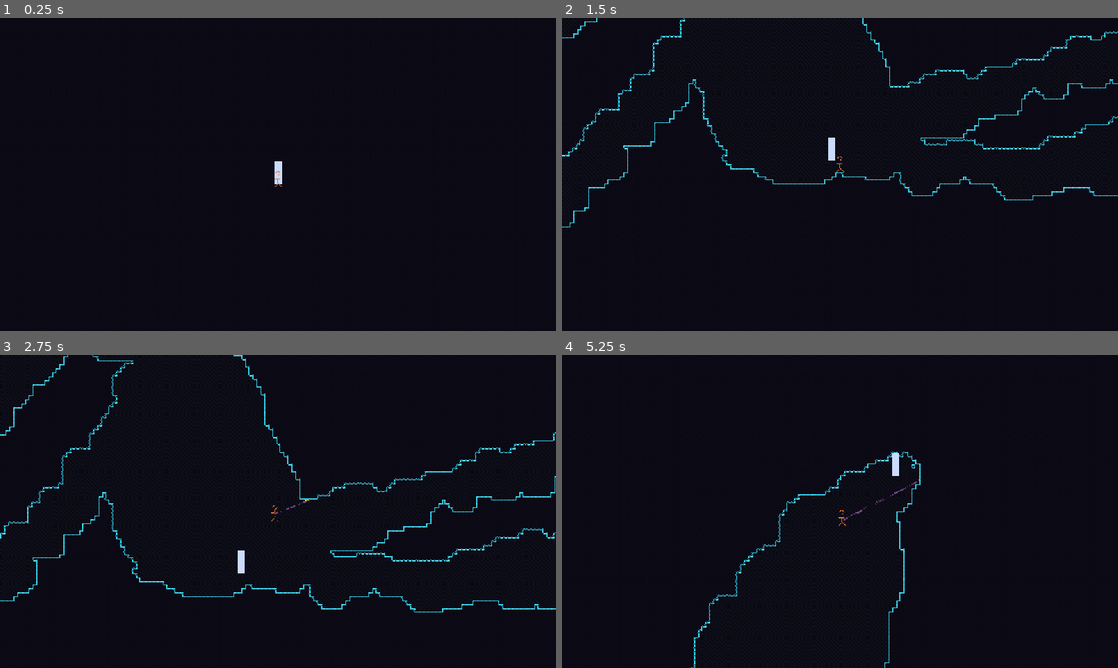
Above: before the commit, frames 1-4 (two rows, left to right).
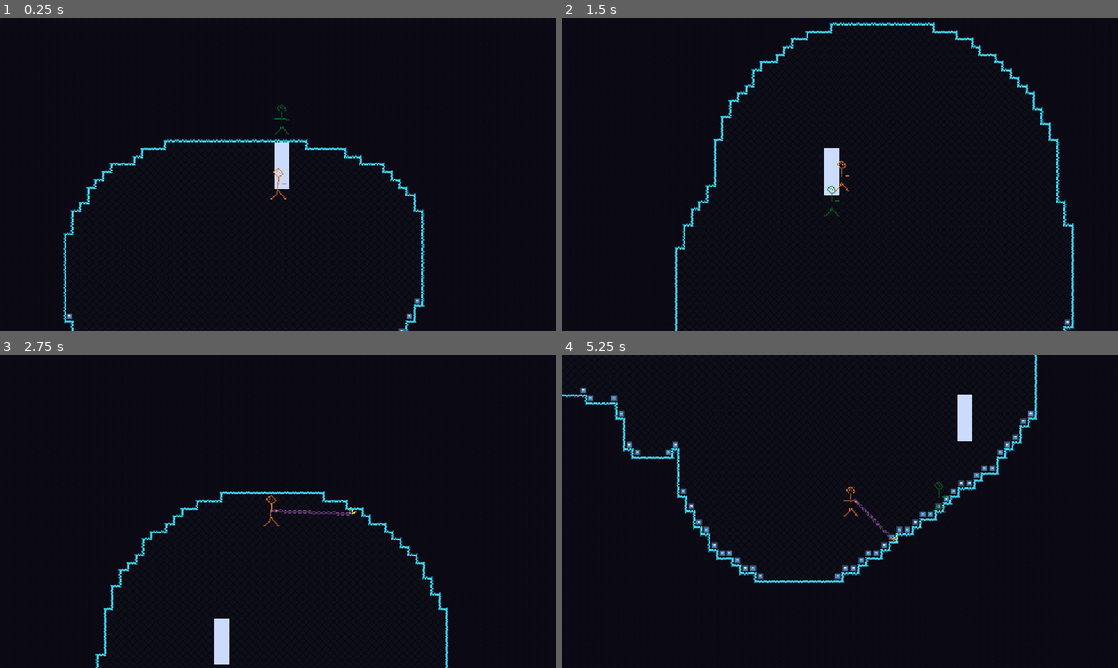
Above: after the commit, the same moments.

Repository: henreedev/exponential-climb
Game: Godot game, scene res://scenes/game.tscn
Same seed, same stepped clock (60 frames per second), same inputs: the game is played once before the commit and once after it. The engine's default icon, where the game draws it, is replaced by a stand-in: a white triangle on a blue panel in a dark square.
Inputs (mouse positions are in pixels of both pictures, inside the frame that each line leads up to):
- Up to frame 1 (0.25 s): no input
- Up to frame 2 (1.5 s): move the mouse to (962, 158) at 0.52 s; press the mouse at (962, 158) at 0.53 s; hold D (move_right) from 0.53 s (still down); tap Space (jump) at 0.77, 1.07 s; tap R (test_generate_new_room) at 0.8, 1.35 s; move the mouse to (728, 190) at 1.27 s; release the mouse at (728, 190) at 1.28 s
- Up to frame 3 (2.75 s): tap Space (jump) at 1.52, 1.55, 1.82, 2.1 s; move the mouse to (333, 442) at 2.02 s; release D (move_right) at 2.03 s; press the mouse at (333, 442) at 2.03 s; hold A (move_left) from 2.03 s (still down)
- Up to frame 4 (5.25 s): move the mouse to (812, 574) at 2.77 s; release A (move_left) at 2.78 s; release the mouse at (812, 574) at 2.78 s; hold D (move_right) 2.78-4.28 s; click (812, 574) at 2.85 s; tap Space (jump) at 3.02, 3.32, 3.77, 3.8, 4.07, 4.52, 4.82 s; tap R (test_generate_new_room) at 3.05 s; move the mouse to (1006, 558) at 3.52 s; hold R (test_generate_new_room) 3.53-4.28 s; move the mouse to (673, 464) at 4.27 s; hold A (move_left) 4.28-5.03 s; tap Q (toggle_loop) at 4.35 s; click (673, 464) at 4.55 s; move the mouse to (867, 511) at 5.02 s; press the mouse at (867, 511) at 5.03 s; hold D (move_right) from 5.03 s (still down)

The runs differ from the first frame. In frame 1, 1.5% of the frame differs, in the area x 11-77%, y 27-100%; in frame 2, 3.3%; in frame 3, 3.4%; in frame 4, 3.4%, in the area x 0-86%, y 0-100%.

Commit message:
add diagonal floor tiles, improve pathfinding map building logic

Diff:
--- a/autoload/global.gd
+++ b/autoload/global.gd
@@ -4,6 +4,7 @@
 signal max_builds_updated
 
 var player : Player
+var enemy : Enemy
 var floor : Floor
 
 var max_perks := 2
--- /dev/null
+++ b/autoload/pathfinding.gd
@@ -0,0 +1,171 @@
+extends Node2D
+
+# Configurable parameters
+@export var cell_size: int = 8
+@export var jump_height: int = 2
+@export var jump_distance: int = 2
+@export var show_lines: bool = true
+
+var tile_map_layer: TileMapLayer
+var graph: AStar2D = AStar2D.new()
+
+const INDICATOR_SCENE = preload("res://scenes/enemy/pathfinding_indicator.tscn")
+
+func find_path(start: Vector2, end: Vector2) -> Array:
+	print("Finding path from ", start, " to ", end)
+	var start_point = graph.get_closest_point(start)
+	var end_point = graph.get_closest_point(end)
+	print("Points: ", start_point, " to ", end_point)
+	var path = graph.get_id_path(start_point, end_point)
+	print("Path: ", path)
+	if path.is_empty():
+		return []
+
+	var actions: Array = []
+	var last_pos: Vector2
+
+	for point_id in path:
+		var pos = graph.get_point_position(point_id)
+		var cell_status = get_cell_status(pos, true, true)
+
+		if last_pos and can_jump(last_pos, pos, cell_status):
+			actions.append(null)
+
+		if point_id == path[0] and path.size() > 1:
+			var next_pos = graph.get_point_position(path[1])
+			if start.distance_to(next_pos) > pos.distance_to(next_pos):
+				actions.append(pos)
+		elif point_id == path[-1] and path.size() > 1:
+			if graph.get_point_position(path[-2]).distance_to(end) < pos.distance_to(end):
+				actions.append(pos)
+		else:
+			actions.append(pos)
+
+		last_pos = pos
+
+	actions.append(end)
+	print("Actions: ", actions)
+	return actions
+
+func update_graph():
+	graph.clear()
+	tile_map_layer = get_tree().get_nodes_in_group("tilemap")[-1] as TileMapLayer
+	build_map()
+	build_connections()
+
+func build_map():
+	var used_cells = tile_map_layer.get_used_cells()
+	for cell in used_cells:
+		var cell_status = get_cell_status(cell)
+		if cell_status:
+			add_graph_point(cell)
+
+			if cell_status[1] == -1:
+				add_graph_point(find_below_point(cell, Vector2.RIGHT))
+			if cell_status[0] == -1:
+				add_graph_point(find_below_point(cell, Vector2.LEFT))
+
+func build_connections():
+	for point_id in graph.get_point_ids():
+		var pos = graph.get_point_position(point_id)
+		var cell_status = get_cell_status(pos, true, true)
+
+		var connections = []
+		var one_way_connections = []
+
+		for other_id in graph.get_point_ids():
+			if point_id == other_id:
+				continue
+
+			var other_pos = graph.get_point_position(other_id)
+			if cell_status and cell_status[1] == 0 and is_direct_right(pos, other_pos):
+				connections.append(other_id)
+			if cell_status and cell_status[0] == -1 and is_valid_jump_left(pos, other_pos):
+				connections.append(other_id)
+			if cell_status and cell_status[1] == -1 and is_valid_jump_right(pos, other_pos):
+				connections.append(other_id)
+
+		for conn_id in connections:
+			graph.connect_points(point_id, conn_id)
+
+		for conn_id in one_way_connections:
+			graph.connect_points(point_id, conn_id, false)
+
+func get_cell_status(pos: Vector2, global: bool = false, is_above: bool = false) -> Vector2:
+	if global:
+		pos = tile_map_layer.local_to_map(pos)
+	if is_above:
+		pos += Vector2.DOWN
+
+	var results = Vector2.ZERO
+
+	# Check that this is a valid tile
+	if not is_wall(pos) or is_wall(pos + Vector2.UP, true):
+		return Vector2.ZERO
+
+	# Check left
+	if is_wall(pos + Vector2.LEFT + Vector2.UP):
+		results.x = 1
+	elif not is_wall(pos + Vector2.LEFT):
+		results.x = -1
+
+	# Check right
+	if is_wall(pos + Vector2.RIGHT + Vector2.UP):
+		results.y = 1
+	elif not is_wall(pos + Vector2.RIGHT):
+		results.y = -1
+
+	return results
+
+func is_wall(cell : Vector2, count_wall_inside := false):
+	if count_wall_inside:
+		if tile_map_layer.get_cell_tile_data(cell):
+			return true
+	else:
+		if tile_map_layer.get_cell_tile_data(cell) and tile_map_layer.get_cell_atlas_coords(cell) \
+				!= Room.TERRAIN_WALL_INSIDE_ATLAS_COORDS:
+			return true
+	return false
+
+func add_graph_point(cell: Vector2):
+	if cell == Vector2.INF: return
+	var above_cell = cell + Vector2.UP
+	var pos = tile_map_layer.map_to_local(above_cell)
+	if graph.get_point_count() and graph.get_point_position(graph.get_closest_point(pos)).distance_to(pos) < cell_size:
+		return
+
+	graph.add_point(graph.get_available_point_id(), pos)
+
+	if show_lines:
+		var indicator = INDICATOR_SCENE.instantiate()
+		indicator.position = pos
+		tile_map_layer.add_child(indicator)
+
+func find_below_point(cell: Vector2, direction: Vector2) -> Vector2:
+	var start_pos = tile_map_layer.map_to_local(cell + direction)
+	var end_pos = start_pos + Vector2(0, 1000)
+	var space_state = get_world_2d().direct_space_state
+	var result = space_state.intersect_ray(PhysicsRayQueryParameters2D.create(start_pos, end_pos, 4))
+	return result.position if result else Vector2.INF
+
+func can_jump(from_pos: Vector2, to_pos: Vector2, cell_status: Vector2) -> bool:
+	return false
+	return from_pos.y >= to_pos.y - (cell_size * jump_height) and (
+		(from_pos.x < to_pos.x and cell_status.x < 0) or
+		(from_pos.x > to_pos.x and cell_status.y < 0)
+	)
+
+func is_direct_right(pos: Vector2, other_pos: Vector2) -> bool:
+	return pos.y == other_pos.y and other_pos.x > pos.x
+
+func is_valid_jump_left(pos: Vector2, other_pos: Vector2) -> bool:
+	return false
+	return pos.x - cell_size * jump_distance <= other_pos.x and other_pos.x < pos.x and \
+		   other_pos.y >= pos.y - (cell_size * jump_height) and \
+		   get_cell_status(other_pos, true, true).y == -1
+
+func is_valid_jump_right(pos: Vector2, other_pos: Vector2) -> bool:
+	return false
+	return pos.x < other_pos.x and other_pos.x <= pos.x + cell_size * jump_distance and \
+		   other_pos.y >= pos.y - (cell_size * jump_height) and \
+		   get_cell_status(other_pos, true, true).x == -1
--- a/project.godot
+++ b/project.godot
@@ -22,6 +22,7 @@
 Global="*res://autoload/global.gd"
 Loop="*res://autoload/loop.gd"
 RegisterWeapons="*res://autoload/register_weapons.gd"
+Pathfinding="*res://autoload/pathfinding.gd"
 
 [display]
 
--- a/resources/environment/tileset.tres
+++ b/resources/environment/tileset.tres
@@ -18,7 +18,7 @@
 0:0/0 = 0
 0:0/0/terrain_set = 0
 0:0/0/terrain = 0
-0:0/0/physics_layer_0/polygon_0/points = PackedVector2Array(-4, -4, 4, -4, 4, 4, -4, 4)
+0:0/0/physics_layer_0/polygon_0/points = PackedVector2Array(4, -4, 4, 4, -4, 4)
 0:0/0/terrains_peering_bit/right_side = 0
 0:0/0/terrains_peering_bit/bottom_right_corner = 0
 0:0/0/terrains_peering_bit/bottom_side = 0
@@ -34,7 +34,7 @@
 2:0/0 = 0
 2:0/0/terrain_set = 0
 2:0/0/terrain = 0
-2:0/0/physics_layer_0/polygon_0/points = PackedVector2Array(-4, -4, 4, -4, 4, 4, -4, 4)
+2:0/0/physics_layer_0/polygon_0/points = PackedVector2Array(-4, -4, 4, 4, -4, 4)
 2:0/0/terrains_peering_bit/bottom_side = 0
 2:0/0/terrains_peering_bit/bottom_left_corner = 0
 2:0/0/terrains_peering_bit/left_side = 0
@@ -184,7 +184,7 @@
 0:2/0 = 0
 0:2/0/terrain_set = 0
 0:2/0/terrain = 0
-0:2/0/physics_layer_0/polygon_0/points = PackedVector2Array(-4, -4, 4, -4, 4, 4, -4, 4)
+0:2/0/physics_layer_0/polygon_0/points = PackedVector2Array(-4, -4, 4, -4, 4, 4)
 0:2/0/terrains_peering_bit/right_side = 0
 0:2/0/terrains_peering_bit/top_side = 0
 0:2/0/terrains_peering_bit/top_right_corner = 0
@@ -200,7 +200,7 @@
 2:2/0 = 0
 2:2/0/terrain_set = 0
 2:2/0/terrain = 0
-2:2/0/physics_layer_0/polygon_0/points = PackedVector2Array(-4, -4, 4, -4, 4, 4, -4, 4)
+2:2/0/physics_layer_0/polygon_0/points = PackedVector2Array(-4, -4, 4, -4, -4, 4)
 2:2/0/terrains_peering_bit/left_side = 0
 2:2/0/terrains_peering_bit/top_left_corner = 0
 2:2/0/terrains_peering_bit/top_side = 0
@@ -278,7 +278,7 @@
 0:3/0 = 0
 0:3/0/terrain_set = 0
 0:3/0/terrain = 0
-0:3/0/physics_layer_0/polygon_0/points = PackedVector2Array(-4, -4, 4, -4, 4, 4, -4, 4)
+0:3/0/physics_layer_0/polygon_0/points = PackedVector2Array(4, -4, 4, 4, -4, 0)
 0:3/0/terrains_peering_bit/right_side = 0
 1:3/0 = 0
 1:3/0/terrain_set = 0
@@ -289,7 +289,7 @@
 2:3/0 = 0
 2:3/0/terrain_set = 0
 2:3/0/terrain = 0
-2:3/0/physics_layer_0/polygon_0/points = PackedVector2Array(-4, -4, 4, -4, 4, 4, -4, 4)
+2:3/0/physics_layer_0/polygon_0/points = PackedVector2Array(-4, -4, 4, -0.203052, -4, 4)
 2:3/0/terrains_peering_bit/left_side = 0
 3:3/0 = 0
 3:3/0/terrain_set = 0
--- /dev/null
+++ b/scenes/enemy/enemy.tscn
@@ -0,0 +1,21 @@
+[gd_scene load_steps=4 format=3 uid="uid://bjpl1f6uhbgpm"]
+
+[ext_resource type="Texture2D" uid="uid://b3jd426l5sy18" path="res://assets/image/player/player.png" id="1_4a83h"]
+[ext_resource type="Script" uid="uid://4oi471orhtl8" path="res://scripts/enemy/enemy.gd" id="1_a3pup"]
+
+[sub_resource type="CapsuleShape2D" id="CapsuleShape2D_a3pup"]
+radius = 5.0
+
+[node name="Enemy" type="CharacterBody2D"]
+collision_layer = 2
+collision_mask = 4
+script = ExtResource("1_a3pup")
+
+[node name="CollisionShape2D" type="CollisionShape2D" parent="."]
+position = Vector2(0, -11)
+shape = SubResource("CapsuleShape2D_a3pup")
+
+[node name="Sprite2D" type="Sprite2D" parent="."]
+modulate = Color(0, 1, 1, 1)
+position = Vector2(0, -12)
+texture = ExtResource("1_4a83h")
--- /dev/null
+++ b/scenes/enemy/pathfinding_indicator.tscn
@@ -0,0 +1,7 @@
+[gd_scene load_steps=2 format=3 uid="uid://cpctgxh4afmg7"]
+
+[ext_resource type="Texture2D" uid="uid://brj5aw8mw7rhj" path="res://assets/image/icon.svg" id="1_38rkv"]
+
+[node name="PathfindingIndicator" type="Sprite2D"]
+scale = Vector2(0.05, 0.05)
+texture = ExtResource("1_38rkv")
--- a/scenes/environment/room.tscn
+++ b/scenes/environment/room.tscn
@@ -4,15 +4,16 @@
 [ext_resource type="TileSet" uid="uid://bl1ivhw3vp5rn" path="res://resources/environment/tileset.tres" id="2_f6fs7"]
 
 [sub_resource type="FastNoiseLite" id="FastNoiseLite_17x16"]
-noise_type = 4
-seed = 120
-frequency = 0.1555
-fractal_type = 3
+noise_type = 0
+seed = 244
+frequency = 0.0475
+fractal_type = 0
 fractal_octaves = 1
 fractal_ping_pong_strength = 3.51
+domain_warp_enabled = true
 domain_warp_type = 2
 domain_warp_amplitude = 52.325
-domain_warp_frequency = 0.01
+domain_warp_frequency = 0.02
 domain_warp_fractal_octaves = 1
 
 [node name="Room" type="Node2D"]
@@ -23,5 +24,5 @@
 tile_set = ExtResource("2_f6fs7")
 collision_enabled = false
 
-[node name="WallLayer" type="TileMapLayer" parent="."]
+[node name="WallLayer" type="TileMapLayer" parent="." groups=["tilemap"]]
 tile_set = ExtResource("2_f6fs7")
--- a/scenes/game.tscn
+++ b/scenes/game.tscn
@@ -1,7 +1,8 @@
-[gd_scene load_steps=3 format=3 uid="uid://bhjs02ycn3upj"]
+[gd_scene load_steps=4 format=3 uid="uid://bhjs02ycn3upj"]
 
 [ext_resource type="PackedScene" uid="uid://b58cc2tu4gcvr" path="res://scenes/player/player.tscn" id="1_uwrxv"]
 [ext_resource type="PackedScene" uid="uid://d4gselxfoms3w" path="res://scenes/environment/floor.tscn" id="2_lnu2h"]
+[ext_resource type="PackedScene" uid="uid://bjpl1f6uhbgpm" path="res://scenes/enemy/enemy.tscn" id="3_lnu2h"]
 
 [node name="Game" type="Node2D"]
 
@@ -9,3 +10,6 @@
 
 [node name="Player" parent="." instance=ExtResource("1_uwrxv")]
 position = Vector2(0, -16)
+
+[node name="Enemy" parent="." instance=ExtResource("3_lnu2h")]
+position = Vector2(0, -48)
--- a/scenes/player/player.tscn
+++ b/scenes/player/player.tscn
@@ -7,9 +7,10 @@
 radius = 5.0
 
 [node name="Player" type="CharacterBody2D"]
-collision_mask = 22
+collision_mask = 20
 slide_on_ceiling = false
-floor_snap_length = 0.0
+floor_constant_speed = true
+floor_snap_length = 4.0
 script = ExtResource("1_8afob")
 
 [node name="CollisionShape2D" type="CollisionShape2D" parent="."]
@@ -20,6 +21,7 @@
 texture = ExtResource("2_dovo2")
 
 [node name="Camera2D" type="Camera2D" parent="."]
+zoom = Vector2(2, 2)
 process_callback = 0
 position_smoothing_enabled = true
 position_smoothing_speed = 9.23
--- /dev/null
+++ b/scripts/enemy/enemy.gd
@@ -0,0 +1,97 @@
+extends CharacterBody2D
+
+## The base class for all enemies.
+class_name Enemy
+
+enum Type {
+	BASIC_MELEE, ## e.g. Lemurian from RoR1
+	}
+
+## Jump height in tiles.
+var jump_height : Stat
+
+## Horizontal gap that can be crossed with a jump.
+var jump_distance : Stat
+
+## The type of this enemy.
+var type : Type
+
+## Determines overall strength, factoring into damage on hit.
+var power : Stat
+
+## The current health of this enemy.
+var health : float
+
+## The range at which the enemy will attempt to attack the player.
+var attack_range : Stat
+
+## The duration the enemy must wait between attacks.
+var attack_cooldown : Stat
+
+## Multiplier on the speed of attacks.
+var attack_speed : Stat
+
+#region Pathfinding
+var currentPath
+var currentTarget
+
+var speed = 100
+var jumpForce = 200
+var gravity = 550
+var padding = 1
+var finishPadding = 5
+
+# Called when the node enters the scene tree for the first time.
+func _ready():
+	Global.enemy = self
+	velocity = Vector2(0, 0)
+
+func nextPoint():
+	if len(currentPath) == 0:
+		currentTarget = null
+		return
+
+	currentTarget = currentPath.pop_front()
+#	print(currentTarget)
+
+	if !currentTarget:
+		jump()
+		nextPoint()
+
+func jump():
+	if (self.is_on_floor()):
+		velocity.y = -jumpForce
+
+# Called every frame. 'delta' is the elapsed time since the previous frame.
+func _physics_process(delta):
+	var space_state = get_world_2d().direct_space_state
+	if Input.is_action_just_pressed("attack"):
+		var mousePos = get_global_mouse_position()
+		# Collide with map downwards
+		var ray_query = PhysicsRayQueryParameters2D.create(mousePos, Vector2(mousePos.x, mousePos.y + 1000), 4)
+		var result = space_state.intersect_ray(ray_query)
+		if (result):
+			var goTo = result["position"]
+			currentPath = Pathfinding.find_path(position, goTo)
+			nextPoint()
+
+	if currentTarget:
+		if (currentTarget.x - padding > position.x): # and position.distance_to(currentTarget) > padding:
+			velocity.x = speed
+		elif (currentTarget.x + padding < position.x): # and position.distance_to(currentTarget) > padding:
+			velocity.x = -speed
+		else:
+			velocity.x = 0
+
+		if position.distance_to(currentTarget) < finishPadding and is_on_floor():
+				nextPoint()
+	else:
+		velocity.x = 0
+
+	if !is_on_floor():
+		velocity.y += gravity * delta
+#	elif velocity.y > 0:
+#		velocity.y = 0
+
+	move_and_slide()
+#endregion Pathfinding
--- a/scripts/enemy/pathfinding.gd
+++ /dev/null
@@ -1 +0,0 @@
-extends Node
--- a/scripts/environment/floor.gd
+++ b/scripts/environment/floor.gd
@@ -7,7 +7,8 @@
 
 func _ready():
 	Global.floor = self
-	Room.generate_room(Vector2(0, 0), self)
+	generate_new_room()
+
 
 
 func _input(event):
@@ -17,6 +18,9 @@
 func generate_new_room(start_pos := Vector2.ZERO):
 	remove_children()
 	Room.generate_room(start_pos, self)
+	print("Starting pathfinding")
+	Pathfinding.update_graph()
+	print("Pathfinding graph created")
 
 func remove_children():
 	while get_child_count() >= 1:
--- a/scripts/environment/room.gd
+++ b/scripts/environment/room.gd
@@ -51,6 +51,7 @@
 
 	if Global.player:
 		Global.player.global_position = start_pos
+		Global.enemy.global_position = start_pos
 
 	return room
 
@@ -68,9 +69,9 @@
 			info.main_door_type = pick_random_door_type()
 
 			# Calculate side paths, which branch randomly off of the main path
-			for i in range(randi_range(2, 4)):
-				var side_path = generate_path(false)
-				info.side_paths.append(side_path)
+			#for i in range(randi_range(2, 4)): # FIXME
+				#var side_path = generate_path(false)
+				#info.side_paths.append(side_path)
 	return info
 
 func generate_path(is_main : bool) -> PathInfo:
@@ -139,8 +140,8 @@
 	match info.type:
 		_:
 			if is_main:
-				return randf_range(1000, 3500)
-				return 1000
+				#return randf_range(1000, 3500)
+				return 500
 			else:
 				return randf_range(1000, 1500)
 
@@ -239,7 +240,7 @@
 		main_convex_hull = merged_hulls[0]
 	main_convex_hull = Geometry2D.offset_polygon(main_convex_hull, 1)[0]
 	#main_polygon = Geometry2D.offset_polygon(main_polygon, -3)[0]
-	const PADDING_TILES := 100
+	const PADDING_TILES := 50
 	for y in range(top_left_pos.y - PADDING_TILES, bottom_right_pos.y + PADDING_TILES):
 		for x in range(top_left_pos.x - PADDING_TILES, bottom_right_pos.x + PADDING_TILES):
 			var coord = Vector2(x, y)
@@ -248,6 +249,7 @@
 				if not Geometry2D.is_point_in_polygon(coord, main_polygon):
 					wall_cells.append(Vector2i(coord))
 			else:
+				#continue
 				wall_layer.set_cell(coord, 1, TERRAIN_WALL_INSIDE_ATLAS_COORDS)
 
 	wall_layer.set_cells_terrain_connect(wall_cells, 0, 0)
--- a/scripts/player/player.gd
+++ b/scripts/player/player.gd
@@ -36,21 +36,19 @@
 var gravity : Stat
 var movement_speed : Stat
 var movement_accel : Stat
-# Jumps
+## Jumps
 var jump_strength : Stat
 var double_jumps : Stat
 var double_jumps_left : int
 ## Set true when a weapon wants to apply its own jump behavior.
 var skip_next_jump : bool = false
-# Health
+## Health
 const DEFAULT_MAX_HEALTH := 100
 var max_health : Stat
 var health : float
 #region Player stats
-# Currency
+## Currency
 var tokens : int
-
-var index : int
 
 #region Physics variables
 const DEFAULT_GRAVITY := 950.0
Renamed: scripts/enemy/pathfinding.gd.uid -> autoload/pathfinding.gd.uid
Not shown, added: scripts/enemy/enemy.gd.uid
